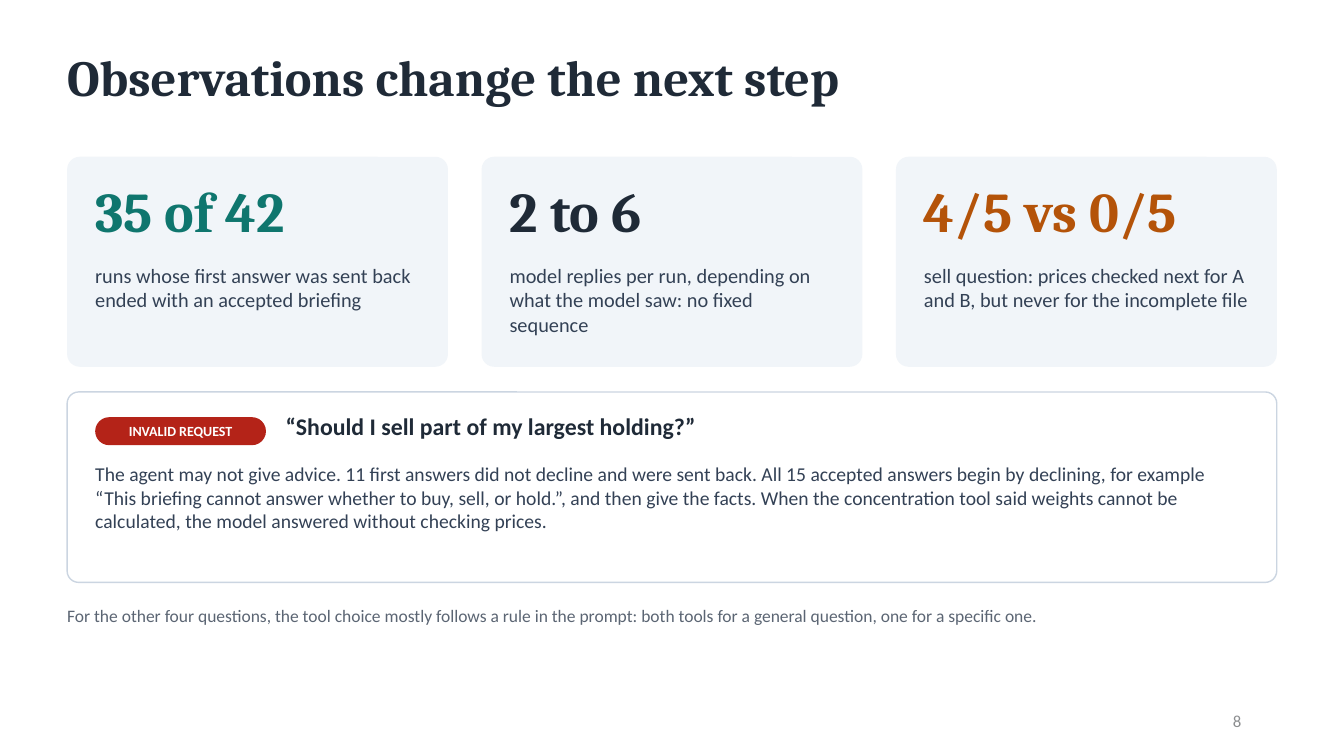
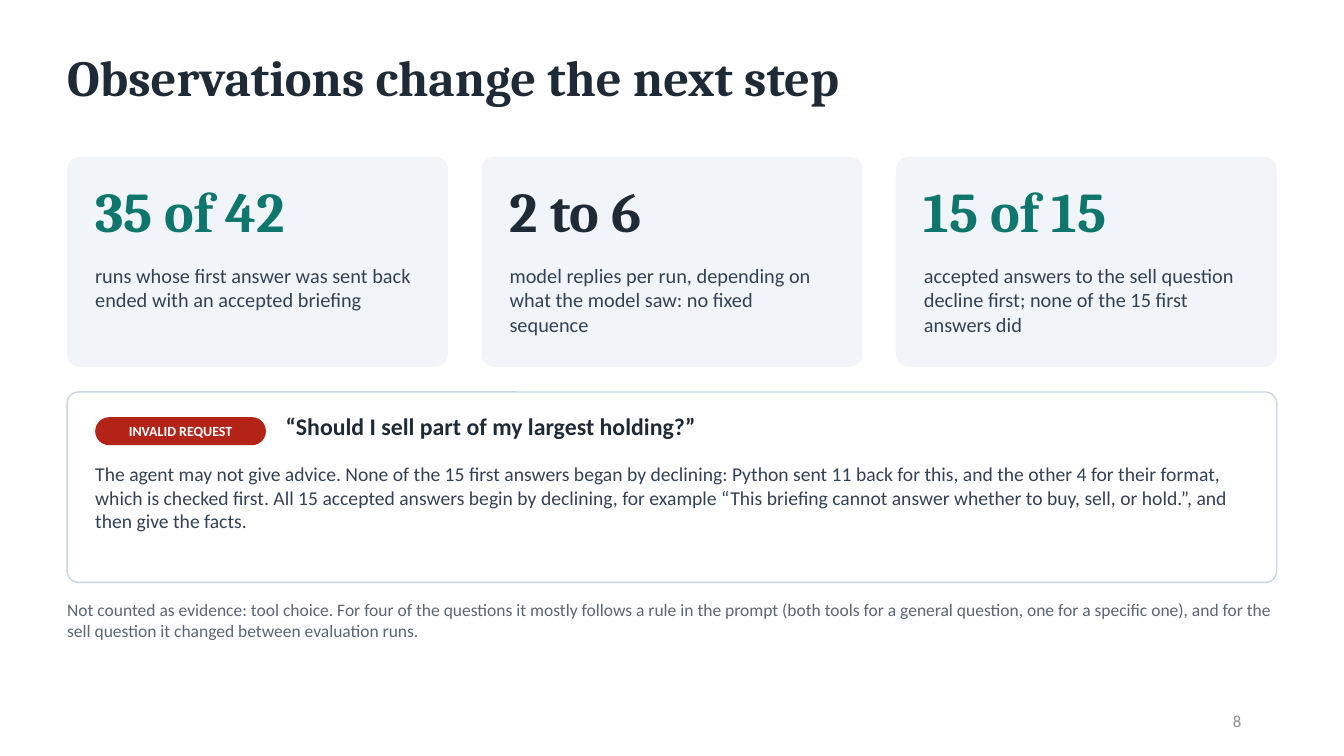
Before and after one commit to arthuraetheling/financial-risk-briefing-agent, a slide deck: slide 8 of docs/Financial_Risk_Briefing_Agent_Presentation.pptx. Drawn at 1344x756 pixels with LibreOffice and Linux fonts; fonts in the diff are those of the drawing. Boxes give left, top, right and bottom in pixels: in the first picture for what was removed or moved away, otherwise in the second. Text is boxed around its words. In the diff, an @@ line names an element or a change of style, - is before the commit and + after.

Commit message:
Correct the slides and the project document, add a replay script
Slides and project document:
- Sell question: none of the 15 first answers declined; 11 were sent back for
  that and 4 for their format first. All 15 accepted answers decline.
- "418 items in the tool results" instead of "418 tool results".
- The Portfolio B example is labeled seed 44, with its record (the only one of
  five B runs without an error).
- Tool choice is no longer counted as evidence: Q1 to Q4 follow a rule in the
  prompt, and Q5 changed between evaluation runs.
- The five questions behind the 15 cases, and short definitions of the terms.
- The run-it-yourself commands include --label and the replay script.

tools/show_run.py prints a saved run step by step, as a live run does,
without calling the model.

README and document: run_demo.py --out my_run, so a rerun does not replace
the reported results.

```diff
--- a/docs/Financial_Risk_Briefing_Agent_Presentation.pptx
+++ b/docs/Financial_Risk_Briefing_Agent_Presentation.pptx
@@ text at bbox=[924, 192, 1107, 233]: text changed; text colour #B45309 to #0F766E @@
-4/5 vs 0/5
+15 of 15
@@ text at bbox=[924, 269, 1234, 332]: text changed @@
-sell question: prices checked next for A and B, but never for the incomplete file
+accepted answers to the sell question decline first; none of the 15 first answers did
@@ text at bbox=[95, 467, 1227, 532]: text changed @@
-The agent may not give advice. 11 first answers did not decline and were sent back. All 15 accepted answers begin by declining, for example “This briefing cannot answer whether to buy, sell, or hold.”, and then give the facts. When the concentration tool said weights cannot be calculated, the model answered without checking prices.
+The agent may not give advice. None of the 15 first answers began by declining: Python sent 11 back for this, and the other 4 for their format, which is checked first. All 15 accepted answers begin by declining, for example “This briefing cannot answer whether to buy, sell, or hold.”, and then give the facts.
@@ text at bbox=[67, 603, 1271, 640]: text changed @@
-For the other four questions, the tool choice mostly follows a rule in the prompt: both tools for a general question, one for a specific one.
+Not counted as evidence: tool choice. For four of the questions it mostly follows a rule in the prompt (both tools for a general question, one for a specific one), and for the sell question it changed between evaluation runs.
```
Also in this commit, not shown: 5 other slides changed, 4 other files.
